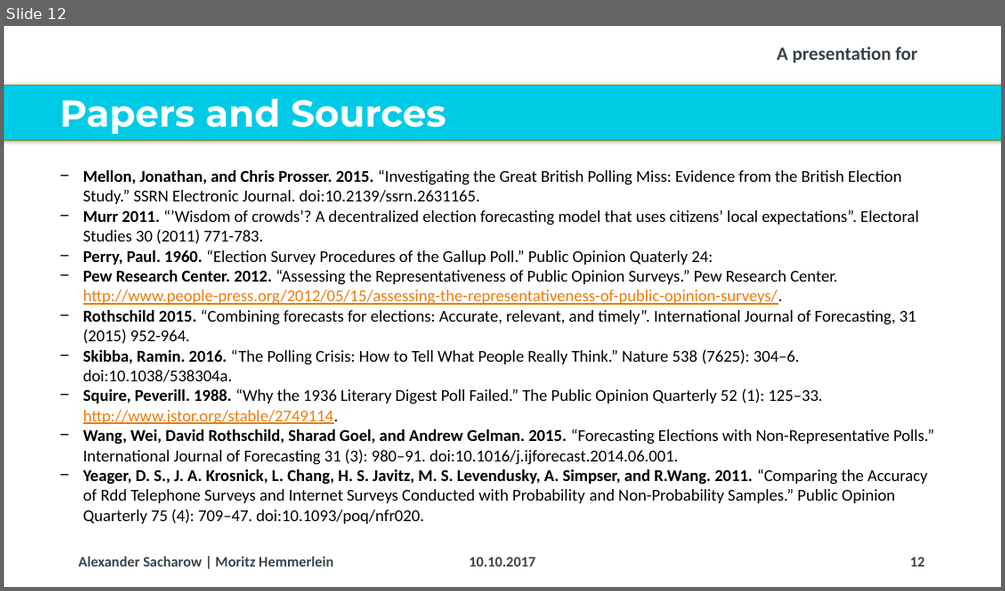
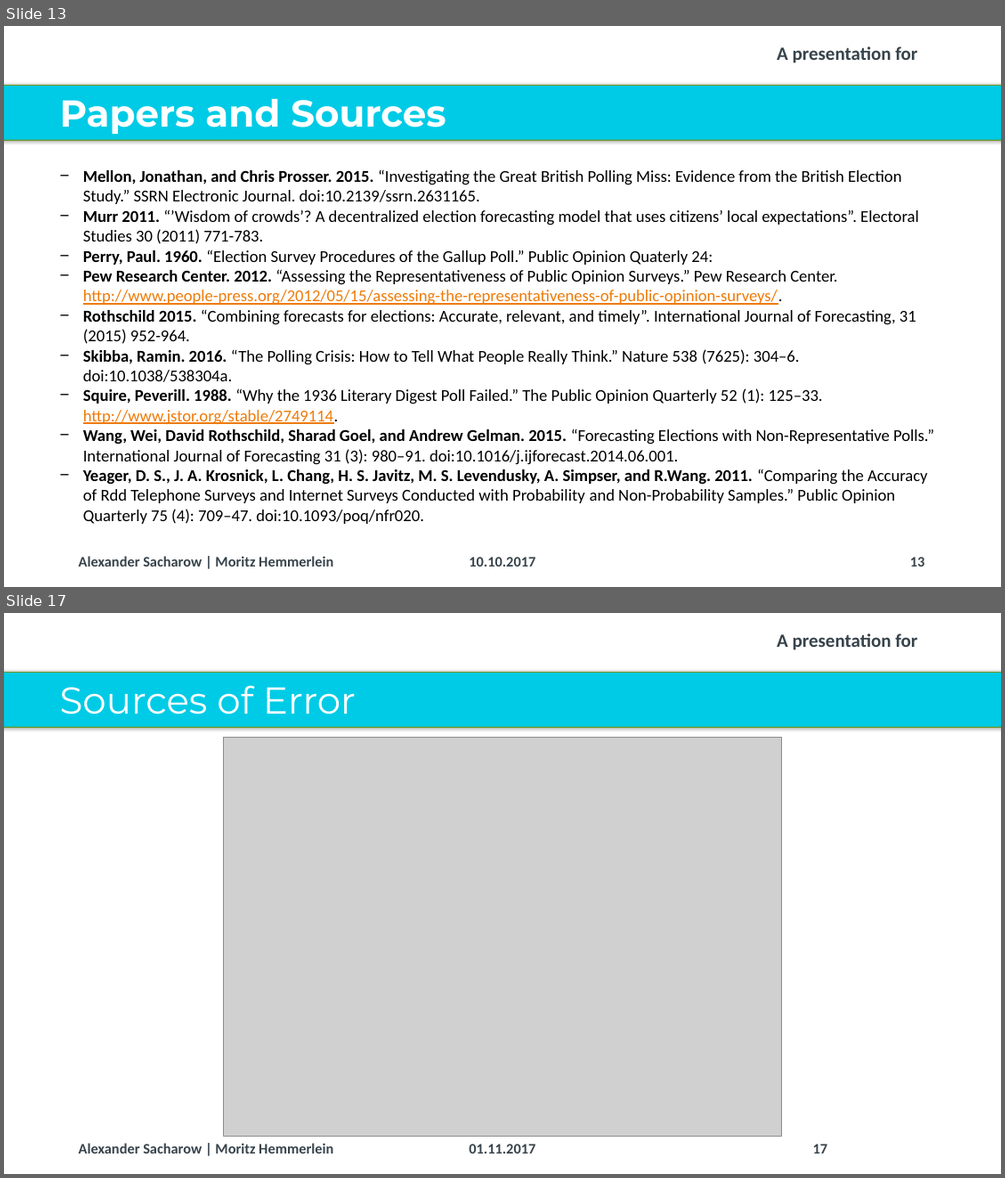
Before and after one commit to Corrod3/ElectionForecasting, a slide deck: Dalia Presentation/20171006_Dalia_Lunchtime Talk_Election Forecasting_v2.pptx. Shown one above the other, each under a label of ours: slide 12 before the commit, slides 13 and 17 after it; the slides between them are not shown. The pictures are 1005x591 and 1005x1178 pixels, drawn with LibreOffice and Linux fonts; fonts in the diff are those of the drawing; grey boxes stand for pictures; background and template pictures are left out. Boxes give left, top, right and bottom in pixels: in the first picture for what was removed or moved away, otherwise in the second. Text is boxed around its words. In the diff, an @@ line names an element or a change of style, - is before the commit and + after.

```diff
--- a/Dalia Presentation/20171006_Dalia_Lunchtime Talk_Election Forecasting_v2.pptx
+++ b/Dalia Presentation/20171006_Dalia_Lunchtime Talk_Election Forecasting_v2.pptx
@@ slide 17 added at bbox=[4, 613, 1001, 1174], background #FFFFFF; not listed: 3 template elements that a slide beside it also shows @@
@@ title added at bbox=[60, 685, 356, 714], 36 pt, text #FFFFFF @@
+Sources of Error
@@ picture added at bbox=[224, 737, 782, 1135] @@
@@ text added at bbox=[469, 1143, 535, 1153], 14 pt, text #37434B, bold @@
+01.11.2017
@@ page number added at bbox=[813, 1143, 828, 1153], 14 pt, text #37434B, bold @@
+17
@@ what was slide 12 is now slide 13 @@
@@ page number at bbox=[910, 556, 925, 566]: text changed @@
-12
+13
```
Also in this commit, not shown: 13 slides changed, 3 other slides added, 3 other files.
